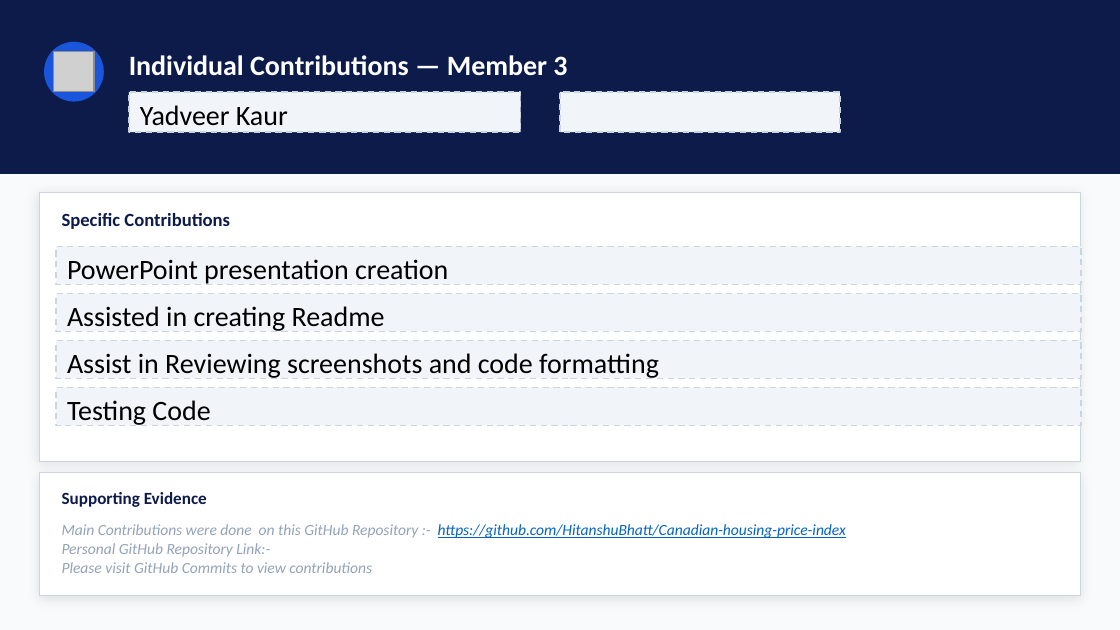
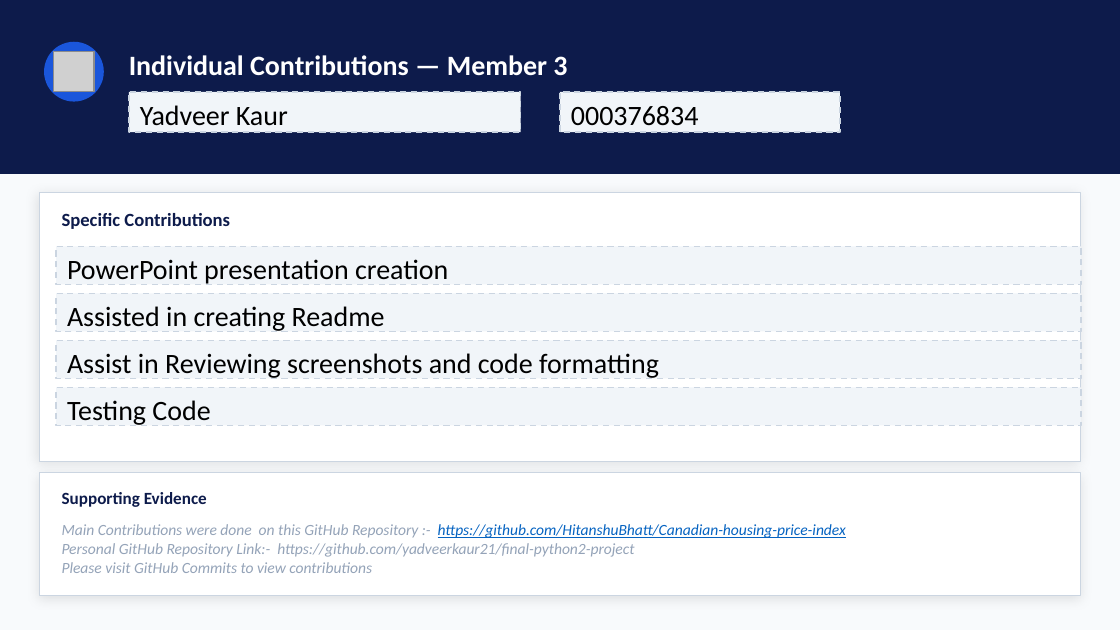
Before and after one commit to HitanshuBhatt/Canadian-housing-price-index, a slide deck: slide 12 of Canadian_Housing_Price_Index_Presentation.pptx. Drawn at 1120x630 pixels with LibreOffice and Linux fonts; fonts in the diff are those of the drawing; grey boxes stand for pictures. Boxes give left, top, right and bottom in pixels: in the first picture for what was removed or moved away, otherwise in the second. Text is boxed around its words. In the diff, an @@ line names an element or a change of style, - is before the commit and + after.

Commit message:
added student ID and github link in presentation

```diff
--- a/Canadian_Housing_Price_Index_Presentation.pptx
+++ b/Canadian_Housing_Price_Index_Presentation.pptx
@@ text in rectangle at [571, 106, 699, 126]: text added @@
+000376834
@@ text at [62, 543, 634, 557]: text changed @@
-Personal GitHub Repository Link:-
+Personal GitHub Repository Link:- https://github.com/yadveerkaur21/final-python2-project
```
Also in this commit, not shown: 1 other slide changed, 1 other file.
